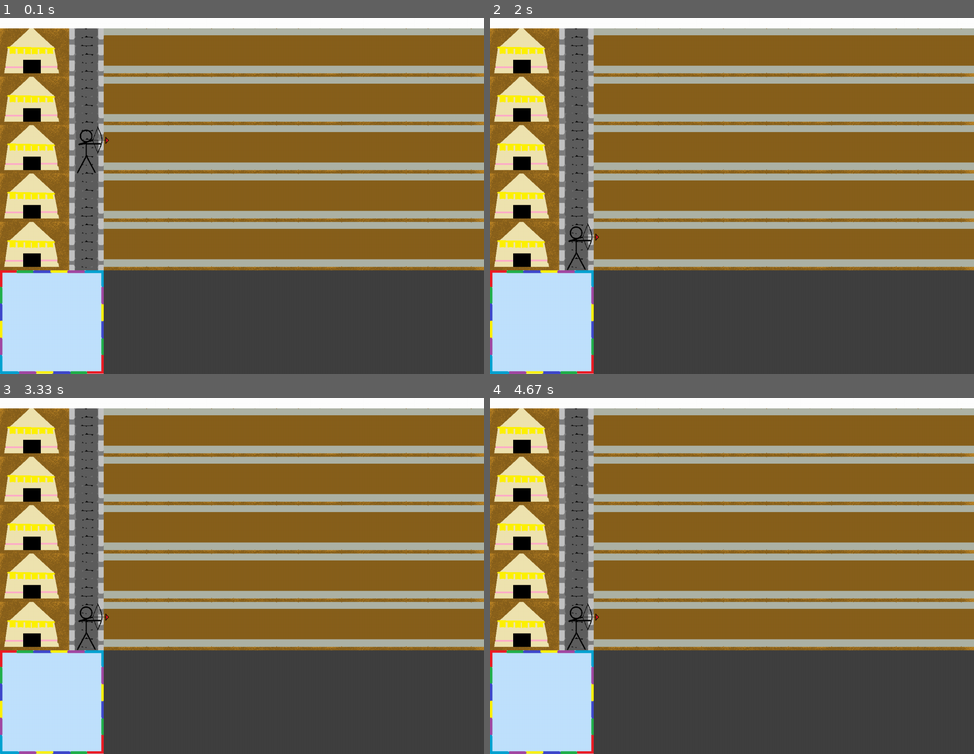
Above: before the commit, frames 1-4 (two rows, left to right).
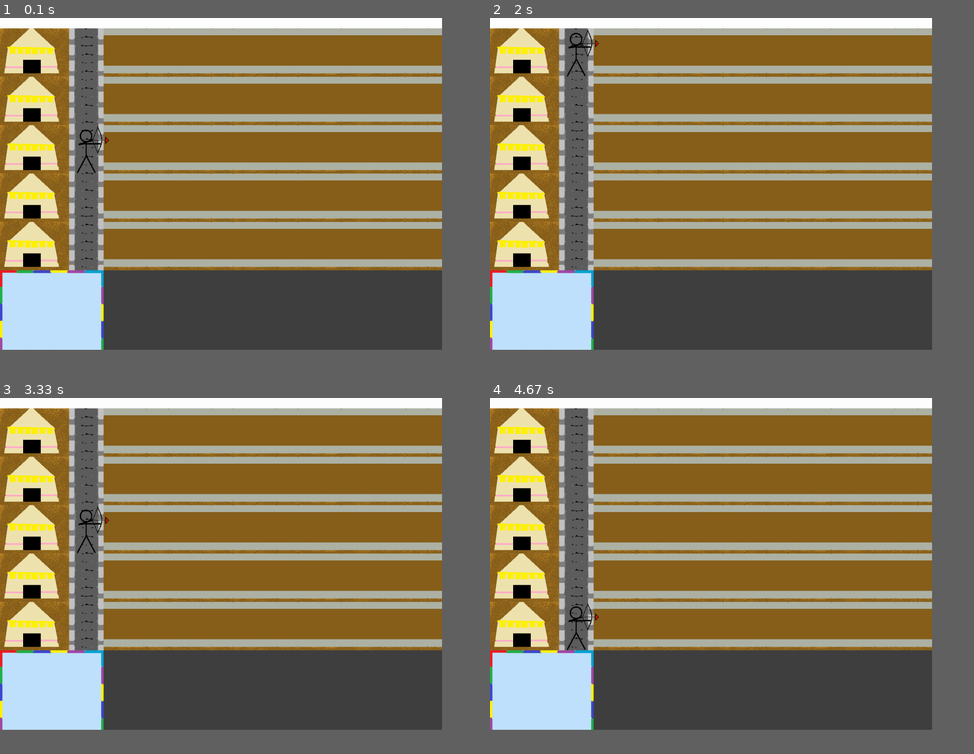
Above: after the commit, the same moments.

Repository: AntsThatWander/ERICA_Defend_6Elements
Game: pygame game, started from new_pygame.py
Two runs of this game, one before a commit and one after it. Both use one fixed random seed, a clock stepped at 60 frames per second and the inputs below.
Inputs:
- Up to frame 1 (0.1 s): no input
- Up to frame 2 (2 s): hold S 0.33-0.8 s; hold Up 0.33-0.8 s; hold S 1.33-1.8 s; hold Up from 1.83 s (still down)
- Up to frame 3 (3.33 s): release Up at 2.2 s; hold S 2.23-2.6 s; hold Up 2.63-2.93 s; hold S 2.97-3.27 s; hold Up from 3.3 s (still down)
- Up to frame 4 (4.67 s): release Up at 3.67 s; hold S 3.7-4.07 s; hold Up 4.1-4.4 s; hold S from 4.43 s (still down)
In our replay, the window is 900x662 before the commit and 822x617 after it. These sizes can differ from the game's own. Grey fills any space a smaller window leaves; there, only what the larger window draws over its background counts as a difference.

The runs differ from the first frame. In frame 1, 7.8% of the frame differs, in the area x 0-100%, y 0-100%; in frame 2, 8.1%; in frame 3, 8.1%; in frame 4, 7.8%.

Commit message:
Up/Down problem solved

Diff:
--- a/new_pygame.py
+++ b/new_pygame.py
@@ -2,7 +2,7 @@
 
 #초기화
 pygame.init()
-width, height = 1400, 1030
+width, height = 1280, 960
 screen = pygame.display.set_mode((width, height))
 
 #이미지를 가져온다
@@ -48,14 +48,14 @@
             pygame.quit()
             exit(0)
         if event.type == pygame.KEYDOWN:
-            if event.key == (pygame.K_w or pygame.K_UP):
+            if event.key == pygame.K_w or  event.key == pygame.K_UP:
                 keys[0] = True
-            elif event.key == (pygame.K_s or pygame.K_DOWN):
+            elif event.key == pygame.K_s or  event.key == pygame.K_DOWN:
                 keys[1] = True
         if event.type == pygame.KEYUP:
-            if event.key == (pygame.K_w or pygame.K_UP):
+            if event.key == pygame.K_w or  event.key == pygame.K_UP:
                 keys[0] = False
-            elif event.key == (pygame.K_s or pygame.K_DOWN):
+            elif event.key == pygame.K_s or  event.key == pygame.K_DOWN:
                 keys[1] = False
     #플레이어 이동
     if keys[0] and playpos[1]>30:
